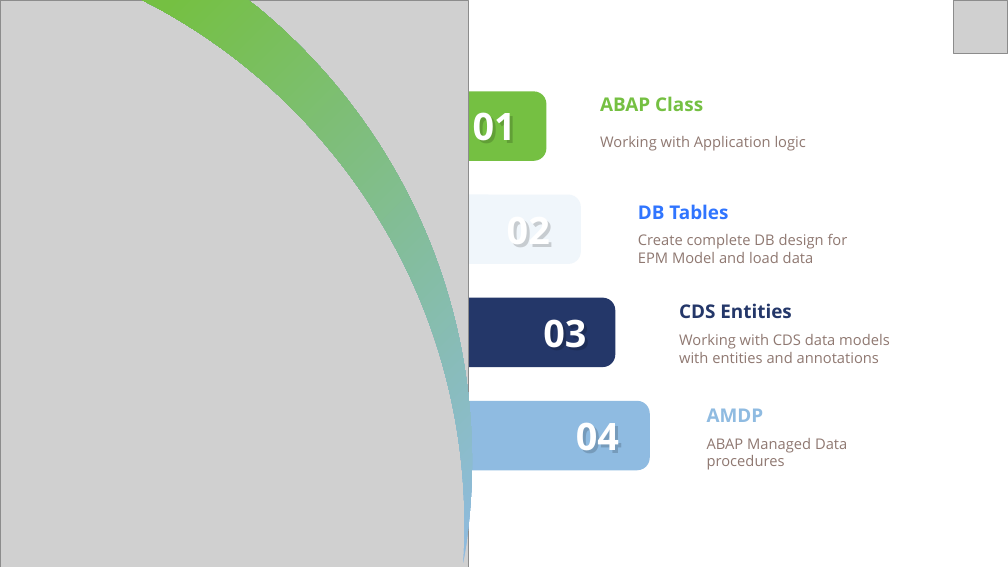
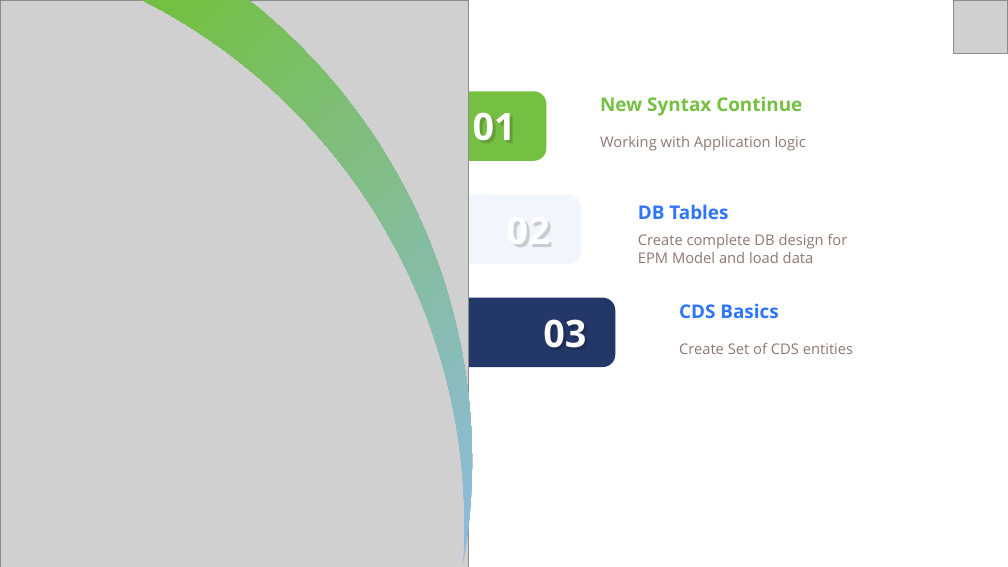
Before and after one commit to soyuztechnologies/CDS_AMDP_RAP_Training_60H, a slide deck: slide 3 of Day 3/DAY-3.pptx. Drawn at 1008x567 pixels with LibreOffice and Linux fonts; fonts in the diff are those of the drawing; grey boxes stand for pictures. Boxes give left, top, right and bottom in pixels: in the first picture for what was removed or moved away, otherwise in the second. Text is boxed around its words. In the diff, an @@ line names an element or a change of style, - is before the commit and + after.

Commit message:
Auto bot updater CDS_AMDP_RAP_Training_60H Course

```diff
--- a/Day 3/DAY-3.pptx
+++ b/Day 3/DAY-3.pptx
@@ text at [600,96,802,116]: text changed @@
-ABAP Class
+New Syntax Continue
@@ text at [679,303,778,318]: text changed; text colour #243769 to #3075FF @@
-CDS Entities
+CDS Basics
@@ text at [679,343,853,354]: text changed @@
-Working with CDS data models with entities and annotations
+Create Set of CDS entities
@@ rounded rectangle removed at [246,401,650,470] @@
@@ text removed at [707,408,764,422] @@
-AMDP
@@ text removed at [576,422,619,450] @@
-04
@@ text removed at [707,438,847,470] @@
-ABAP Managed Data procedures
```
Also in this commit, not shown: 3 other slides changed, 2 slides added, 8 slides removed, 4 other files.
